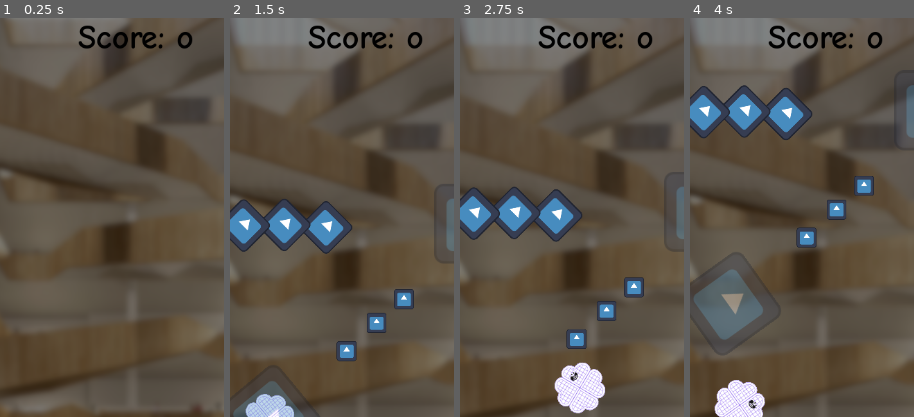
Above: before the commit, frames 1-4 (left to right).
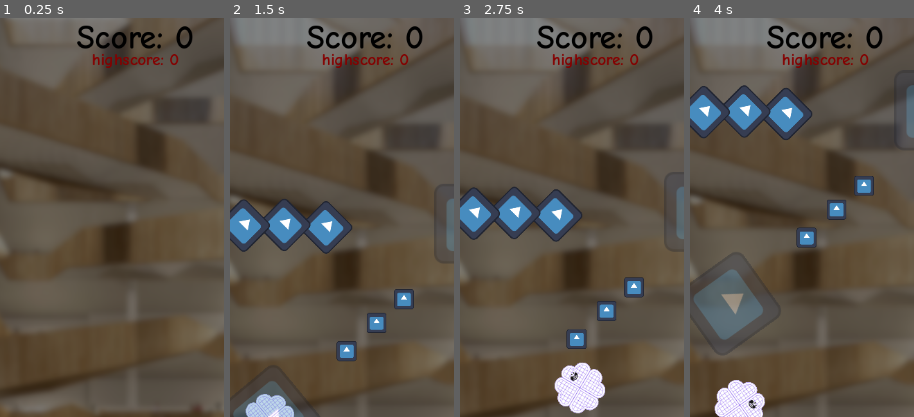
Above: after the commit, the same moments.

Repository: Slideshow776/GGJ2025
Game: Godot game, scene res://scenes/game.tscn
Two runs of this game, one before a commit and one after it. Both use one fixed random seed, a clock stepped at 60 frames per second and the inputs below. The engine's default icon, where the game draws it, is replaced by a stand-in: a white triangle on a blue panel in a dark square.
Inputs (mouse positions are % of the whole screen's width and height, from its top left):
- Up to frame 1 (0.25 s): no input
- Up to frame 2 (1.5 s): tap Enter at 0.5 s; move the mouse to (72, 45) at 0.52 s; click (72, 45) at 0.67 s; move the mouse to (30, 55) at 1.27 s; click (30, 55) at 1.42 s
- Up to frame 3 (2.75 s): move the mouse to (60, 28) at 2.02 s; click (60, 28) at 2.17 s
- Up to frame 4 (4 s): move the mouse to (45, 70) at 2.77 s; click (45, 70) at 2.92 s; tap R (restart) at 3.5 s; move the mouse to (80, 65) at 3.52 s; click (80, 65) at 3.67 s
The pictures show only the part of the screen within x 20-70%, y 0-50%; the shares and areas given below are measured in that part.

The runs differ from the first frame. In frame 1, 1.1% of the frame differs, in the area x 34-87%, y 2-13%; in frame 2, 1.2%; in frame 3, 1.2%; in frame 4, 1.2%.

Commit message:
added highscore + sound effects

Diff:
--- a/default_bus_layout.tres
+++ b/default_bus_layout.tres
@@ -2,14 +2,14 @@
 
 [sub_resource type="AudioEffectLowPassFilter" id="AudioEffectLowPassFilter_bna0w"]
 resource_name = "LowPassFilter"
-cutoff_hz = 400.0
+cutoff_hz = 300.0
 
 [resource]
 bus/1/name = &"Music"
 bus/1/solo = false
 bus/1/mute = false
 bus/1/bypass_fx = false
-bus/1/volume_db = 0.0
+bus/1/volume_db = -7.13718
 bus/1/send = &"Master"
 bus/1/effect/0/effect = SubResource("AudioEffectLowPassFilter_bna0w")
 bus/1/effect/0/enabled = false
--- a/scenes/game.tscn
+++ b/scenes/game.tscn
@@ -1,9 +1,11 @@
-[gd_scene load_steps=6 format=3 uid="uid://co16p1xahabxr"]
+[gd_scene load_steps=8 format=3 uid="uid://co16p1xahabxr"]
 
 [ext_resource type="PackedScene" uid="uid://fsp8ieeax256" path="res://scenes/player.tscn" id="1_bc5s3"]
 [ext_resource type="Script" path="res://scripts/game.gd" id="1_cpdko"]
 [ext_resource type="PackedScene" uid="uid://bb0n3ofiugkw2" path="res://scenes/levels/level_0.tscn" id="2_bpl2f"]
 [ext_resource type="Texture2D" uid="uid://c3o4s5vjks17k" path="res://assets/images/arkitekturisk_perle.png" id="2_lvsdj"]
+[ext_resource type="AudioStream" uid="uid://b3qcq6qy8vkbk" path="res://assets/audio/sfx/104940__glaneur-de-sons__bubble-1.ogg" id="6_xqx1r"]
+[ext_resource type="AudioStream" uid="uid://ndwrs10l7kku" path="res://assets/audio/sfx/326979__wingsofirony__open-close-jar.wav" id="7_fghxe"]
 [ext_resource type="Theme" path="res://assets/main_theme.tres" id="7_llnwt"]
 
 [node name="Game" type="Node2D"]
@@ -42,4 +44,35 @@
 grow_horizontal = 2
 theme = ExtResource("7_llnwt")
 text = "Score: o"
+horizontal_alignment = 1
+vertical_alignment = 1
 metadata/_edit_use_anchors_ = true
+
+[node name="HighScoreLabel" type="Label" parent="CanvasLayer"]
+unique_name_in_owner = true
+anchors_preset = 5
+anchor_left = 0.5
+anchor_right = 0.5
+offset_left = -83.5
+offset_top = 32.0
+offset_right = 83.5
+offset_bottom = 88.0
+grow_horizontal = 2
+theme = ExtResource("7_llnwt")
+theme_override_colors/font_color = Color(0.521569, 0, 0, 1)
+theme_override_font_sizes/font_size = 24
+text = "highscore: o"
+horizontal_alignment = 1
+vertical_alignment = 1
+metadata/_edit_use_anchors_ = true
+
+[node name="sfx" type="Node" parent="."]
+
+[node name="BubbleSound" type="AudioStreamPlayer" parent="sfx"]
+unique_name_in_owner = true
+stream = ExtResource("6_xqx1r")
+
+[node name="PickupSound" type="AudioStreamPlayer" parent="sfx"]
+unique_name_in_owner = true
+stream = ExtResource("7_fghxe")
+volume_db = 6.934
--- a/scenes/player.tscn
+++ b/scenes/player.tscn
@@ -1,7 +1,8 @@
-[gd_scene load_steps=5 format=3 uid="uid://fsp8ieeax256"]
+[gd_scene load_steps=6 format=3 uid="uid://fsp8ieeax256"]
 
 [ext_resource type="Script" path="res://scripts/player.gd" id="1_2qefk"]
 [ext_resource type="Texture2D" uid="uid://j5sis2sxsb7e" path="res://assets/images/waffle_test.png" id="2_dlmvl"]
+[ext_resource type="AudioStream" uid="uid://boyvjnn18vpme" path="res://assets/audio/sfx/682424__pnmcarrierailfan__human-fart_3.mp3" id="3_aymqy"]
 
 [sub_resource type="CircleShape2D" id="CircleShape2D_h4a85"]
 radius = 27.0185
@@ -25,3 +26,8 @@
 
 [node name="CollisionShape2D" type="CollisionShape2D" parent="Area2D"]
 shape = SubResource("CircleShape2D_jqfgl")
+
+[node name="FartSound" type="AudioStreamPlayer" parent="."]
+unique_name_in_owner = true
+stream = ExtResource("3_aymqy")
+volume_db = -15.0
--- a/scripts/game.gd
+++ b/scripts/game.gd
@@ -24,6 +24,9 @@
 @onready var level_0: Level2 = %Level0  # Reference to the first level (Level0)
 @onready var background: Sprite2D = %Background
 @onready var camera_2d: Camera2D = %Camera2D
+@onready var bubble_sound: AudioStreamPlayer = %BubbleSound
+@onready var pickup_sound: AudioStreamPlayer = %PickupSound
+@onready var high_score_label: Label = %HighScoreLabel
 
 
 func _ready() -> void:
@@ -39,6 +42,11 @@
 	player_original_position = player.global_position
 	player.died.connect(_restart)
 
+	bubble_sound.pitch_scale = 0.5
+	pickup_sound.pitch_scale = 0.5
+	label.set_text("Score: " + str(game_manager.score))
+	high_score_label.set_text("highscore: " + str(game_manager.highscore))
+
 
 func _process(delta: float) -> void:
 	var latest_level: Level2 = loaded_levels[-1]
@@ -167,6 +175,10 @@
 	var shoot_direction = Vector2.UP.rotated(player.bubble.rotation)
 	if player.bubble.exit_player():
 		player.bubble = null
+		bubble_sound.play()
+		bubble_sound.pitch_scale += 0.025
+		if bubble_sound.pitch_scale > 1.5:
+			bubble_sound.pitch_scale = 1.5
 
 		var velocity = shoot_direction * shoot_speed
 		player.velocity = velocity
@@ -184,6 +196,15 @@
 	game_manager.score += 10
 	label.set_text("Score: " + str(game_manager.score))
 
+	if game_manager.score > game_manager.highscore:
+		game_manager.highscore = game_manager.score
+		high_score_label.set_text("highscore: " + str(game_manager.highscore))
+
+	pickup_sound.play()
+	pickup_sound.pitch_scale += 0.0125
+	if pickup_sound.pitch_scale > 1.5:
+		pickup_sound.pitch_scale = 1.5
+
 
 func _restart() -> void:
 	is_game_over = true
@@ -193,5 +214,6 @@
 
 	await get_tree().create_timer(game_over_wait_duration).timeout
 	AudioServer.set_bus_effect_enabled(music_bus_index, 0, !is_game_over)
+	game_manager.score = 0
 	if get_tree():
 		get_tree().reload_current_scene()
--- a/scripts/player.gd
+++ b/scripts/player.gd
@@ -26,6 +26,9 @@
 	is_dead = true
 	died.emit()
 
+	%FartSound.pitch_scale = randf_range(0.5, 1.5)
+	%FartSound.play()
+
 func restart() -> void:
 	velocity = Vector2.ZERO
 	rotation = 0.0
Not shown, added: assets/audio/sfx/104940__glaneur-de-sons__bubble-1.ogg.import
Not shown, added: assets/audio/sfx/326979__wingsofirony__open-close-jar.wav.import
Not shown, added: assets/audio/sfx/682424__pnmcarrierailfan__human-fart_3.mp3.import
Not shown, added: assets/audio/sfx/104940__glaneur-de-sons__bubble-1.ogg
Not shown, added: assets/audio/sfx/326979__wingsofirony__open-close-jar.wav
Not shown, added: assets/audio/sfx/682424__pnmcarrierailfan__human-fart_3.mp3
